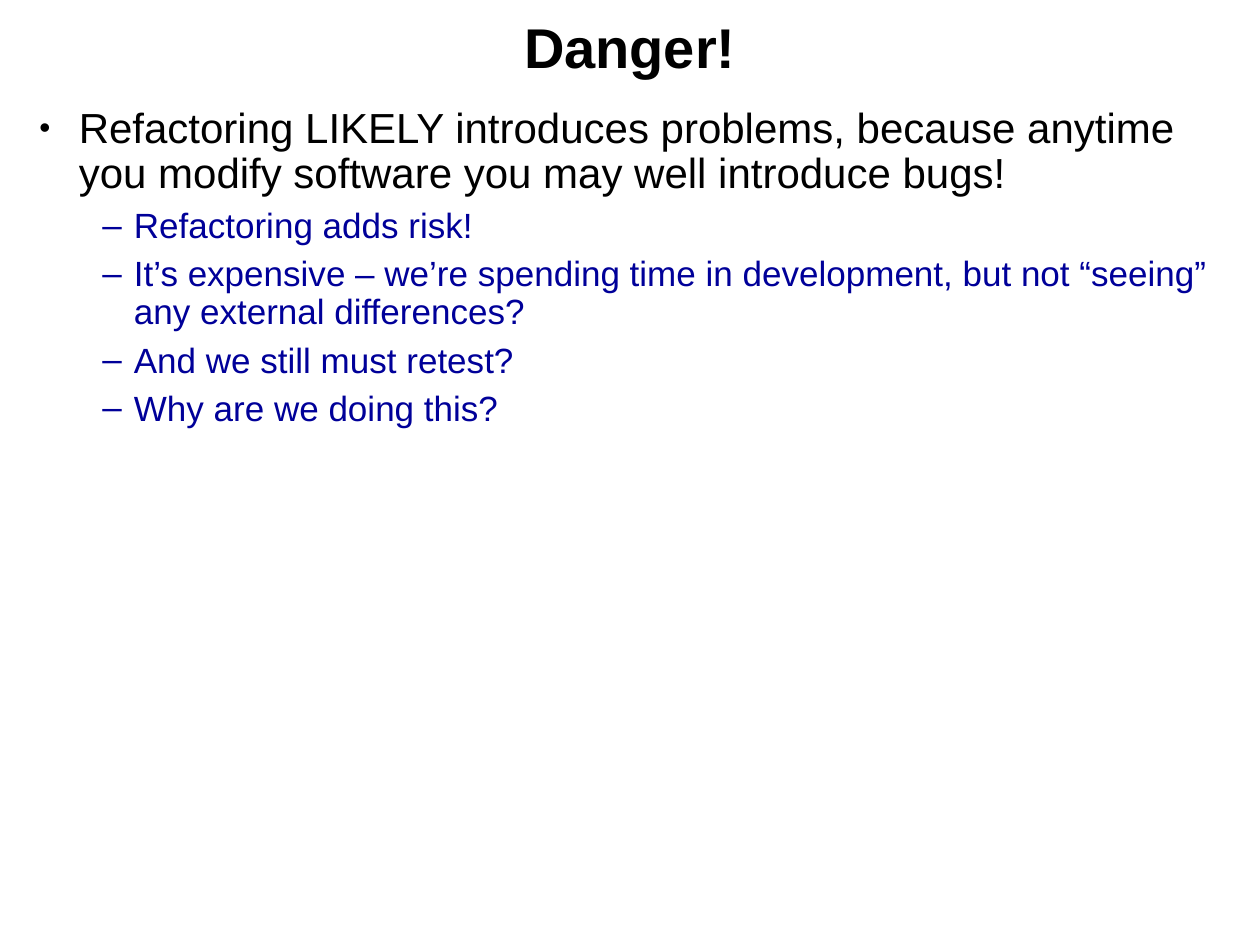
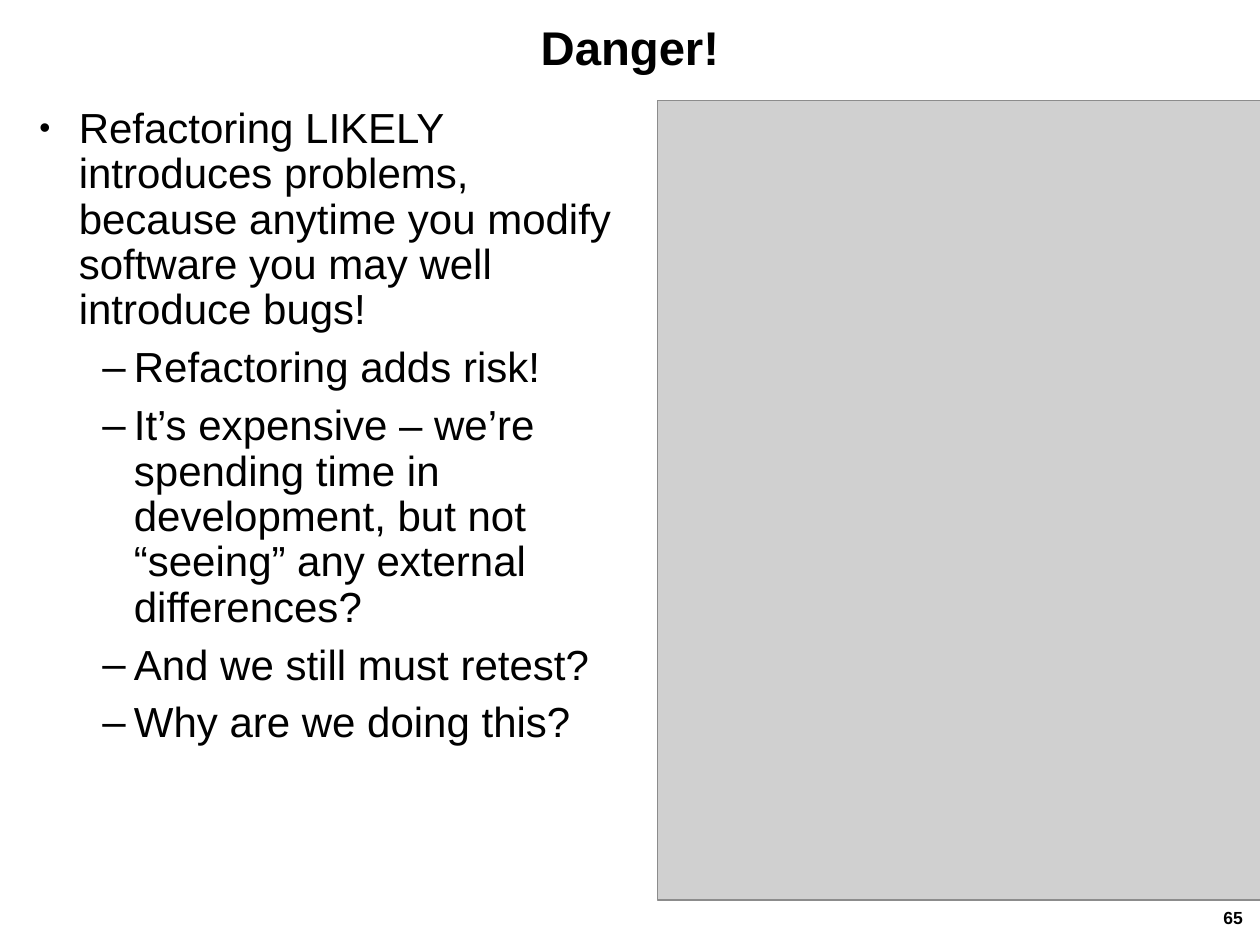
Before and after one commit to SannioEvolution/Material, a slide deck: slide 65 of 5 - Refactoring and Code Smells.pptx. Drawn at 1260x945 pixels with LibreOffice and Linux fonts; fonts in the diff are those of the drawing; grey boxes stand for pictures. Boxes give left, top, right and bottom in pixels: in the first picture for what was removed or moved away, otherwise in the second. Text is boxed around its words. In the diff, an @@ line names an element or a change of style, - is before the commit and + after.

```diff
--- a/5 - Refactoring and Code Smells.pptx
+++ b/5 - Refactoring and Code Smells.pptx
@@ title "Danger!" at (541, 32, 719, 75): size 32 to 27 pt @@
@@ picture added at (658, 101, 1260, 900) @@
@@ text at (134, 351, 589, 746): size 20 to 24 pt, text colour #000099 to #000000 in "Refactoring adds risk!", "It’s expensive – we’re spending time in ...", "And we still must retest?", "Why are we doing this?"; more space between paragraphs @@
@@ page number added at (1223, 912, 1242, 924), 10 pt, text #000000 @@
+65
```
Also in this commit, not shown: 1 other slide changed.
